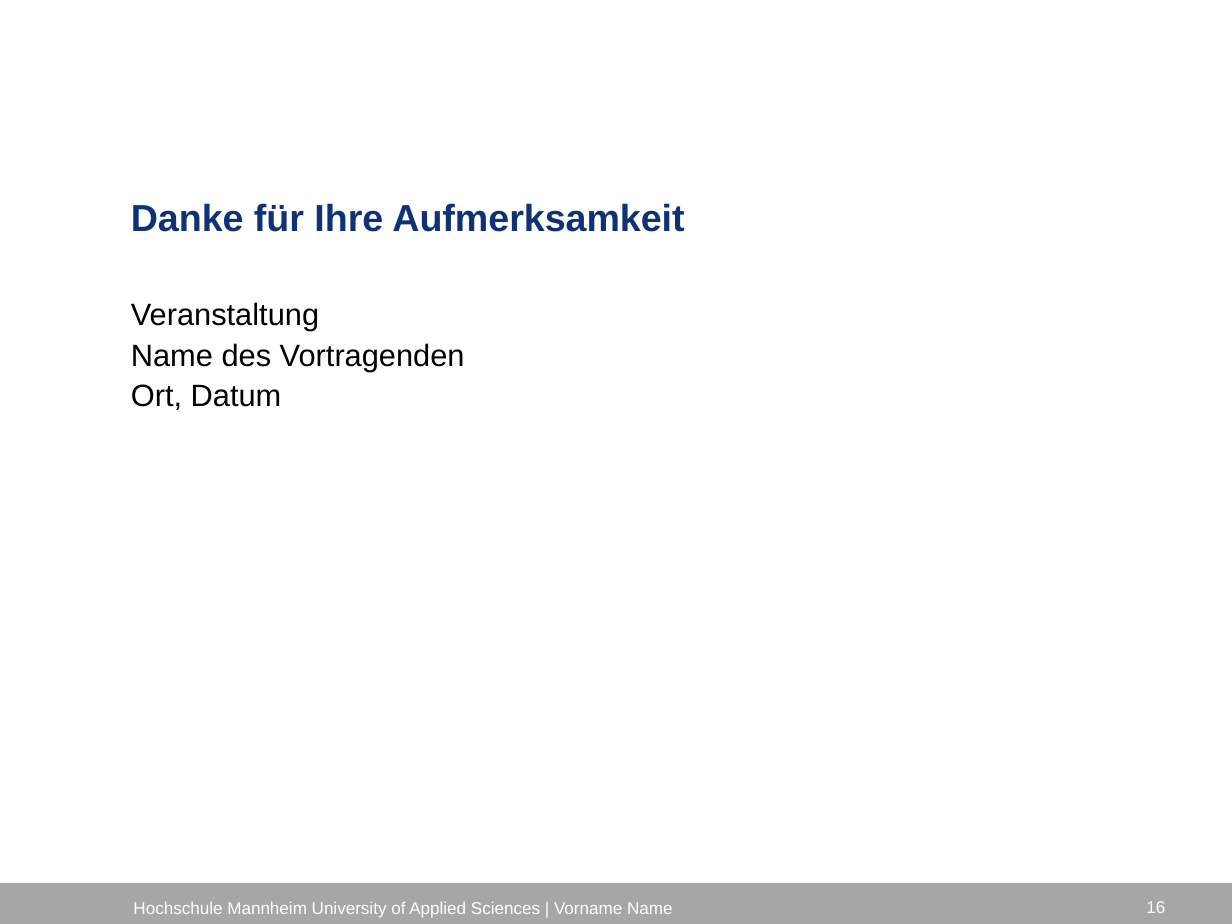
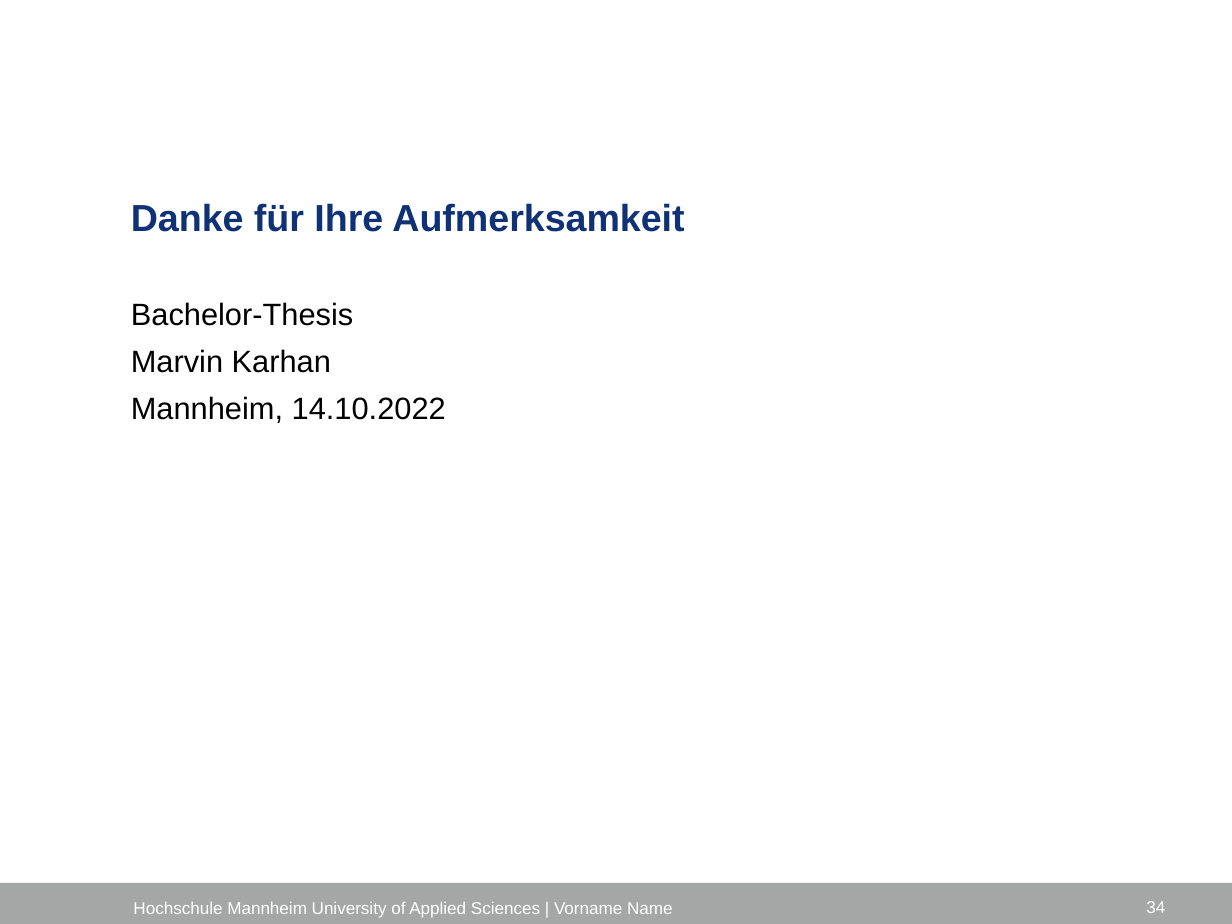
Before and after one commit to marvinkarhan/Bachelorarbeit, a slide deck: slide 34 of latex/Kolloquium/Kolloquium_Marvin_Karhan.pptx (slide 16 before the commit). Drawn at 1232x924 pixels with LibreOffice and Linux fonts; fonts in the diff are those of the drawing; background and template pictures are left out. Boxes give left, top, right and bottom in pixels: in the first picture for what was removed or moved away, otherwise in the second. Text is boxed around its words. In the diff, an @@ line names an element or a change of style, - is before the commit and + after.

```diff
--- a/latex/Kolloquium/Kolloquium_Marvin_Karhan.pptx
+++ b/latex/Kolloquium/Kolloquium_Marvin_Karhan.pptx
@@ text at box(131, 302, 446, 423): text changed @@
-Veranstaltung
-Name des Vortragenden
-Ort, Datum
+Bachelor-Thesis
+Marvin Karhan
+Mannheim, 14.10.2022
@@ page number at box(1146, 901, 1165, 913): text changed @@
-16
+34
```
Also in this commit, not shown: 1 other slide changed, 32 slides added, 16 other files.
